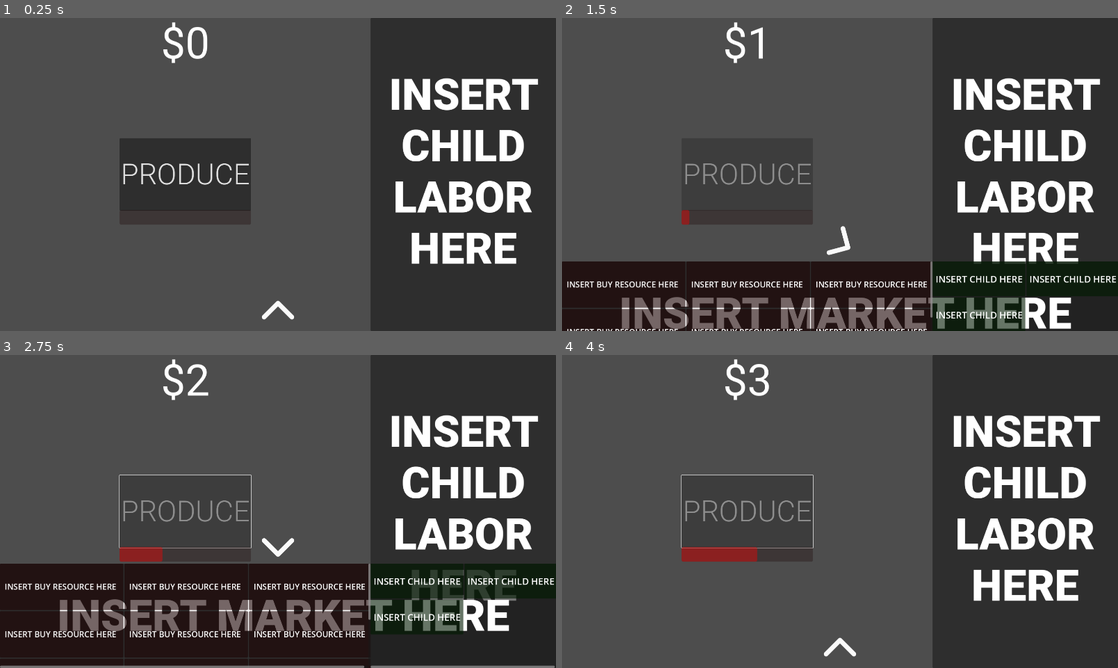
Above: before the commit, frames 1-4 (two rows, left to right).
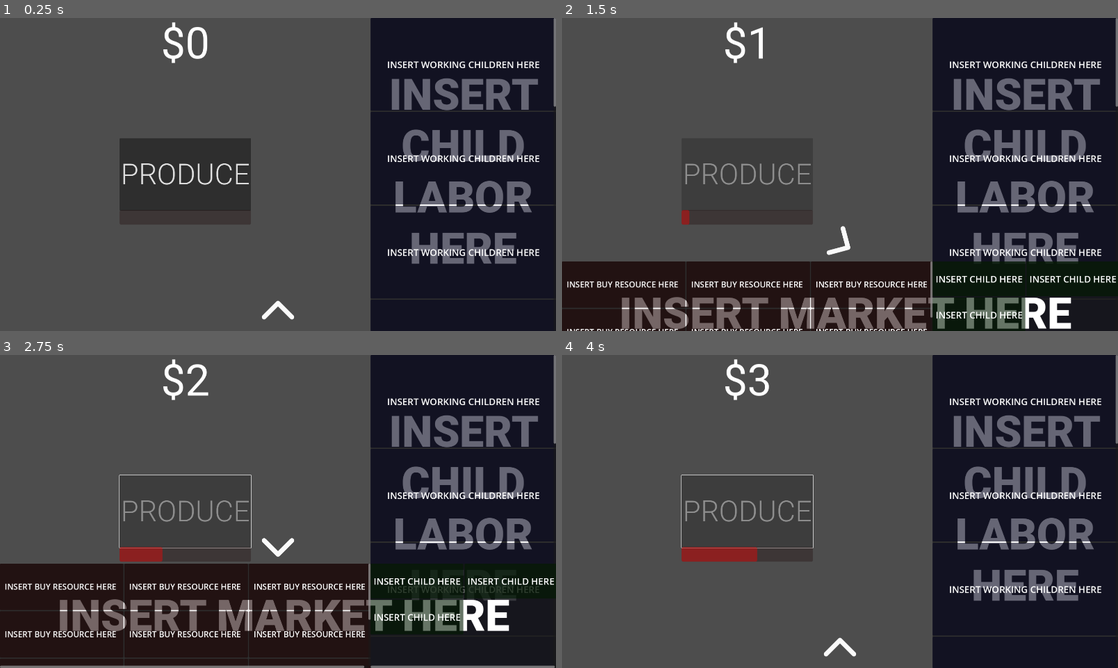
Above: after the commit, the same moments.

Repository: LowBudgetGameDev/Industrial-Revolution-Game
Game: Godot game, scene res://Scenes/Game_Scene.tscn
Two runs of this game, one before a commit and one after it. Both use one fixed random seed, a clock stepped at 60 frames per second and the inputs below.
Inputs (mouse positions are in pixels of both pictures, inside the frame that each line leads up to):
- Up to frame 1 (0.25 s): no input
- Up to frame 2 (1.5 s): click "PRODUCE" at 0.5 s; click (840, 312) at 1.25 s
- Up to frame 3 (2.75 s): click "PRODUCE" at 2 s
- Up to frame 4 (4 s): click (840, 545) at 2.75 s; click "PRODUCE" at 3.5 s

The runs differ from the first frame. In frame 1, 32% of the frame differs, in the area x 66-100%, y 0-100%; in frame 2, 25%; in frame 3, 22%; in frame 4, 32%.

Commit message:
Added code to add the Working Places

Diff:
--- a/Scenes/ResourceUI.tscn
+++ /dev/null
@@ -1,20 +0,0 @@
-[gd_scene format=3 uid="uid://cyvr0h13qjq25"]
-
-[node name="ResourceUI" type="Control"]
-custom_minimum_size = Vector2(640, 320)
-layout_mode = 3
-anchors_preset = 15
-anchor_right = 1.0
-anchor_bottom = 1.0
-offset_right = -1920.0
-offset_bottom = -1080.0
-grow_horizontal = 2
-grow_vertical = 2
-
-[node name="Panel" type="Panel" parent="."]
-layout_mode = 1
-anchors_preset = 15
-anchor_right = 1.0
-anchor_bottom = 1.0
-grow_horizontal = 2
-grow_vertical = 2
--- /dev/null
+++ b/Scenes/ResourceWorkerUI.tscn
@@ -0,0 +1,39 @@
+[gd_scene format=3 uid="uid://cyvr0h13qjq25"]
+
+[node name="ResourceWorkerUI" type="Control"]
+custom_minimum_size = Vector2(640, 320)
+layout_mode = 3
+anchors_preset = 15
+anchor_right = 1.0
+anchor_bottom = 1.0
+offset_right = -1920.0
+offset_bottom = -1080.0
+grow_horizontal = 2
+grow_vertical = 2
+
+[node name="Panel" type="Panel" parent="."]
+self_modulate = Color(0, 0, 1, 1)
+layout_mode = 1
+anchors_preset = 15
+anchor_right = 1.0
+anchor_bottom = 1.0
+grow_horizontal = 2
+grow_vertical = 2
+
+[node name="RichTextLabel" type="RichTextLabel" parent="Panel"]
+layout_mode = 1
+anchors_preset = 8
+anchor_left = 0.5
+anchor_top = 0.5
+anchor_right = 0.5
+anchor_bottom = 0.5
+offset_left = -261.5
+offset_top = -22.5
+offset_right = 261.5
+offset_bottom = 22.5
+grow_horizontal = 2
+grow_vertical = 2
+theme_override_font_sizes/normal_font_size = 32
+text = "INSERT WORKING CHILDREN HERE"
+fit_content = true
+autowrap_mode = 0
--- a/Scenes/UI.tscn
+++ b/Scenes/UI.tscn
@@ -1,10 +1,11 @@
-[gd_scene load_steps=11 format=3 uid="uid://dmw1eknf1l1bl"]
+[gd_scene load_steps=12 format=3 uid="uid://dmw1eknf1l1bl"]
 
 [ext_resource type="FontFile" uid="uid://ci0jnk7m1rmj4" path="res://Fonts/Roboto-Regular.ttf" id="1_lanc6"]
 [ext_resource type="Script" path="res://Scripts/MoneyUI.gd" id="1_u7x7i"]
 [ext_resource type="FontFile" uid="uid://dtxa1ss1665cq" path="res://Fonts/Roboto-Light.ttf" id="2_mykey"]
 [ext_resource type="Script" path="res://Scripts/ProductionUI.gd" id="3_kiki1"]
 [ext_resource type="FontFile" uid="uid://ceaodo6qajafb" path="res://Fonts/Roboto-Black.ttf" id="5_fp65d"]
+[ext_resource type="Script" path="res://Scripts/WorkerUI.gd" id="5_ifyan"]
 [ext_resource type="Script" path="res://Scripts/MarketUI.gd" id="6_gb3wx"]
 [ext_resource type="Texture2D" uid="uid://cvt35tnn2auol" path="res://Textures/up_arrow.svg" id="7_j40nc"]
 
@@ -137,7 +138,7 @@
 max_value = 1.0
 show_percentage = false
 
-[node name="ChildLaborUI" type="Control" parent="."]
+[node name="ChildLaborUI" type="Control" parent="." node_paths=PackedStringArray("resource_worker_container")]
 layout_mode = 1
 anchors_preset = 6
 anchor_left = 1.0
@@ -149,6 +150,8 @@
 offset_bottom = 540.0
 grow_horizontal = 0
 grow_vertical = 2
+script = ExtResource("5_ifyan")
+resource_worker_container = NodePath("ScrollContainer/VBoxContainer")
 
 [node name="Panel" type="Panel" parent="ChildLaborUI"]
 layout_mode = 1
--- /dev/null
+++ b/Scripts/WorkerUI.gd
@@ -0,0 +1,13 @@
+extends Control
+
+@export var resource_worker_container : VBoxContainer
+
+var _resource_worker : PackedScene
+
+# Called when the node enters the scene tree for the first time.
+func _ready():
+	_resource_worker = preload("res://Scenes/ResourceWorkerUI.tscn")
+
+	for resource in ResourceManager.Resources:
+		var res_wor = _resource_worker.instantiate()
+		resource_worker_container.add_child(res_wor)
